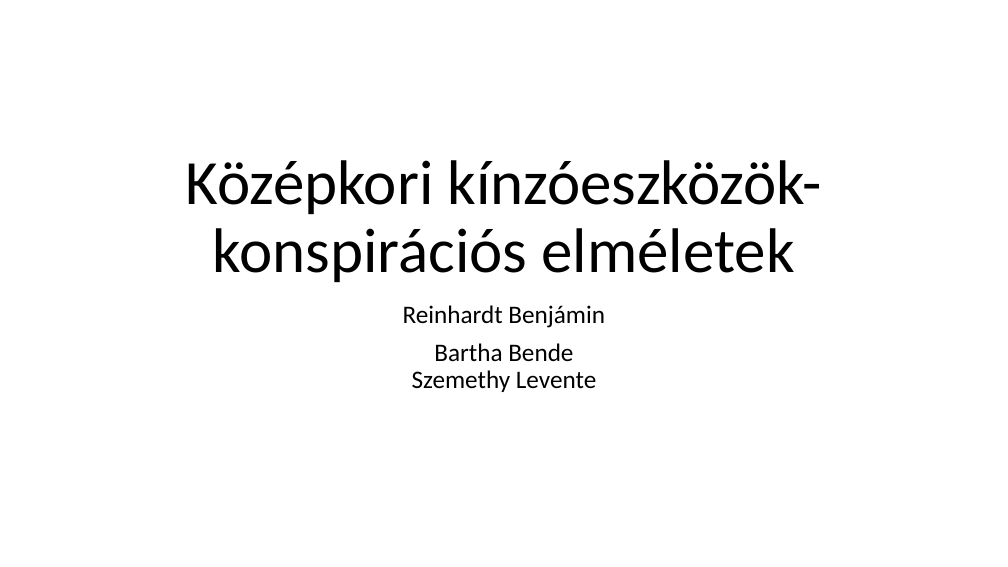
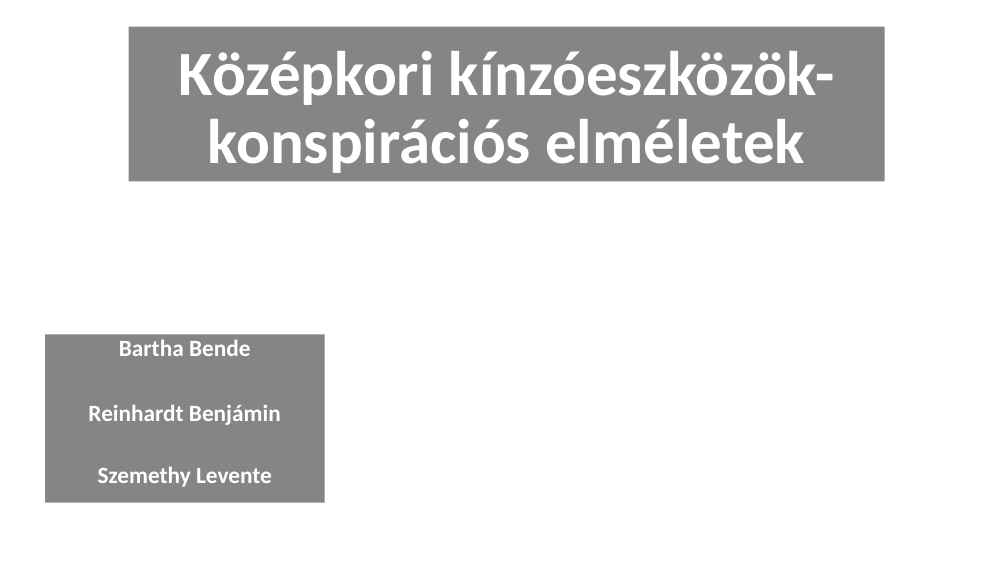
Before and after one commit to HUNBenjamin/kinzoeszkozok, a slide deck: slide 1 of PPT.pptx. Drawn at 1008x567 pixels with LibreOffice and Linux fonts; fonts in the diff are those of the drawing; background and template pictures are left out. Boxes give left, top, right and bottom in pixels: in the first picture for what was removed or moved away, otherwise in the second. Text is boxed around its words. In the diff, an @@ line names an element or a change of style, - is before the commit and + after.

```diff
--- a/PPT.pptx
+++ b/PPT.pptx
@@ title "Középkori kínzóeszközök-konspirációs elméletek": place and size @@
-title "Középkori kínzóeszközök-konspirációs elméletek" at (186, 160, 822, 282)
+title "Középkori kínzóeszközök-konspirációs elméletek" at (129, 26, 885, 181)
@@ title "Középkori kínzóeszközök-konspirációs elméletek" at (129, 26, 885, 181): text colour #000000 to #FFFFFF, bold on; fill none to #262626 at 56% opacity @@
@@ subtitle "Bartha Bende": place and size @@
-subtitle "Bartha Bende" at (403, 305, 605, 392)
+subtitle "Bartha Bende" at (45, 334, 325, 502)
@@ subtitle "Bartha Bende" at (45, 334, 325, 502): fill none to #262626 at 56% opacity @@
@@ subtitle at (119, 339, 251, 356): paragraph added @@
+Bartha Bende
@@ subtitle at (88, 404, 281, 425): size 24 to 22.2 pt, text colour #000000 to #FFFFFF, bold on in "Reinhardt Benjámin"; line spacing 0.9 to 0.8; more space between paragraphs @@
@@ subtitle at (98, 466, 272, 487): text changed; size 24 to 22.2 pt; text colour #000000 to #FFFFFF; bold on @@
-Bartha Bende
-Szemethy Levente
+Szemethy Levente
```
Also in this commit, not shown: 5 slides added, 3 other files.
